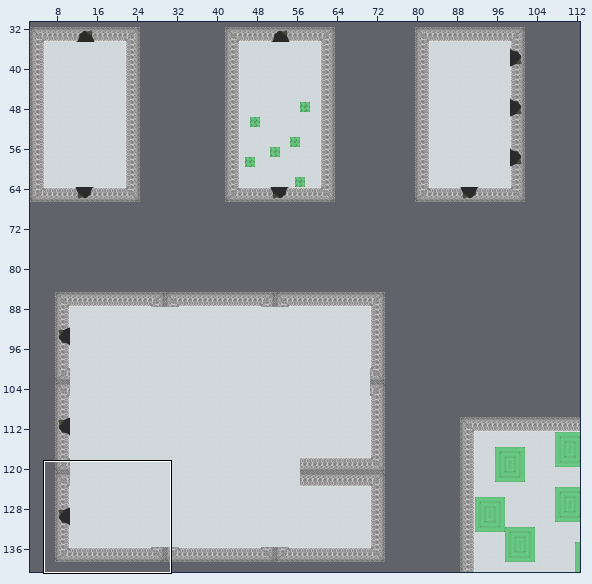
Tiled map (JSON), stored at assets/maps/map_donjon2.json. Above: a wide view before the commit, with the close-up outlined.
Close-up. The starting point:
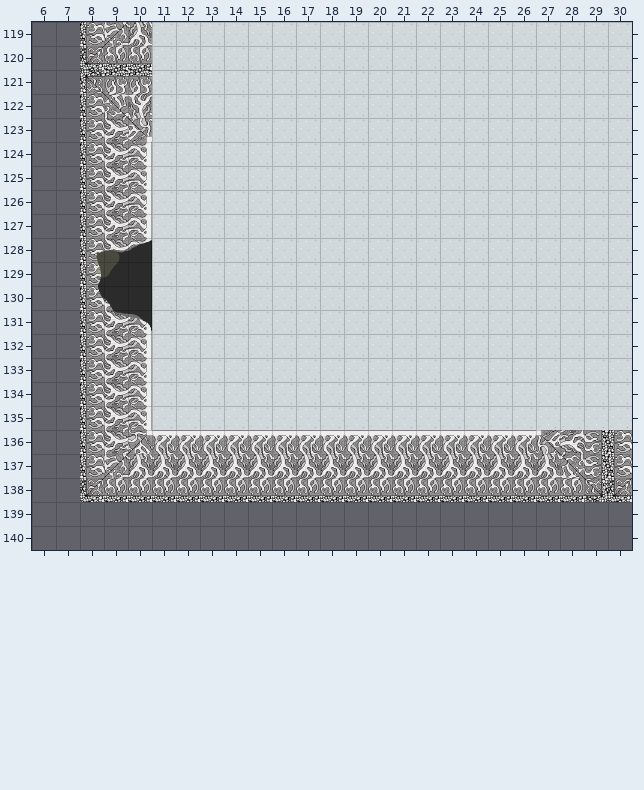
Cells are 64x64 px. Shown: x 6..30, y 119..140. The commit also changed other parts of the map, which this record leaves out.
New version:
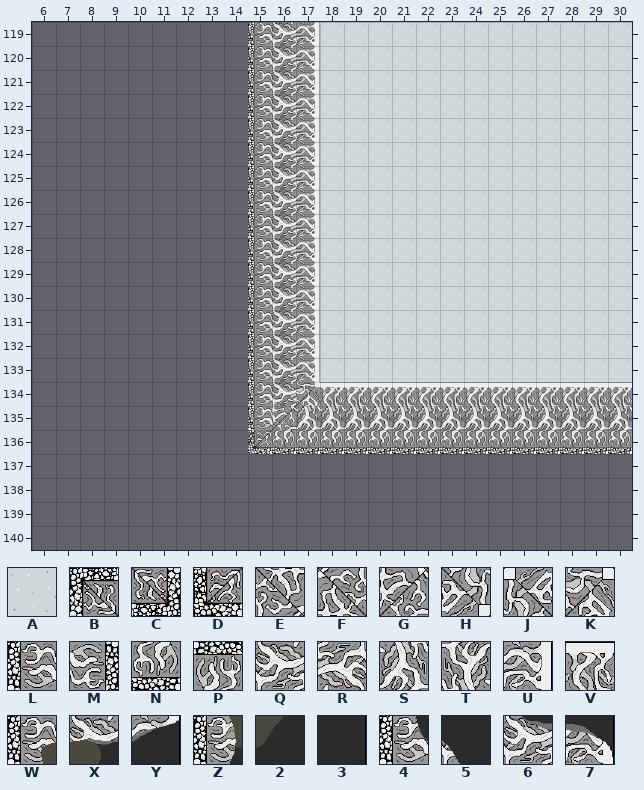
Key: from "tileset": A 217, B 228, C 228 turned 180, D 228 turned 270, E 229, F 229 turned 180, G 229 turned 270, H 230, J 230 turned 180, K 230 turned 270, L 240, M 240 turned 180, N 240 turned 270, P 240 turned 90, Q 241, R 241 turned 180, S 241 turned 270, T 241 turned 90, U 242, V 242 turned 270, W 252, X 253, Y 254, Z 264, 2 265, 3 266, 4 276, 5 277, 6 289, 7 290.
_ is an empty cell.
Tiles replaced or removed in this view: 2, 3, 4, 5, 6, 7, A, B, C, D, E, F, G, H, J, K, L, M, N, P, Q, R, S, T, U, V, W, X, Y, Z.
Diff:
Changed rows in their new state; . is an unchanged cell.
Layer "sol_donj2":
first column x 10:
119 ______...............
120 ______...............
121 ______...............
122 ______...............
123 ______...............
124 ______...............
125 ______...............
126 ______...............
127 _____................
128 _____................
129 _____................
130 _____................
131 _____................
132 _____................
133 _____................
134 _____________________
135 _____________________
Layer "murs_donj2":
first column x 8:
119 ___....LQU.............
120 ___....LQU.............
121 ___....LQU.............
122 ___....LQU.............
123 ___....LQU.............
124 ___....LQU.............
125 ___....LQU.............
126 ___....LQU.............
127 ___....LQU.............
128 ___....LQU.............
129 ___....LQU.............
130 ___....LQU.............
131 ___....LQU.............
132 ___....LQU.............
133 ___....LQU.............
134 ___....LQKVVVVVVVVVVVVV
135 ___....LGSSSSSSSSSSSSSS
136 _______DNNNNNNNNNNNNNNN
137 _______________________
138 _______________________
